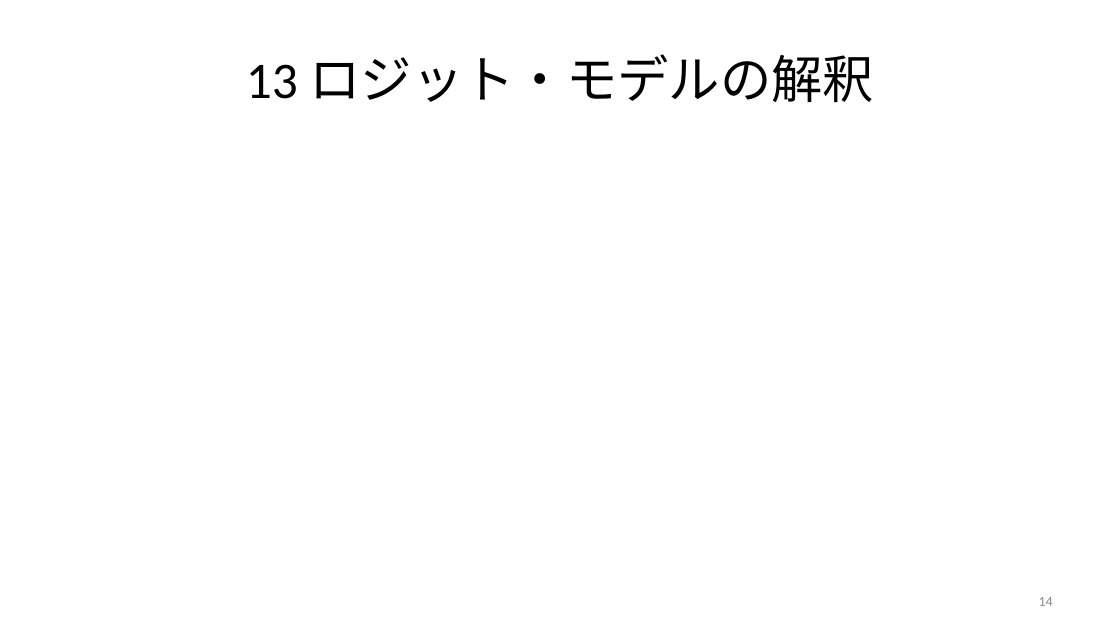
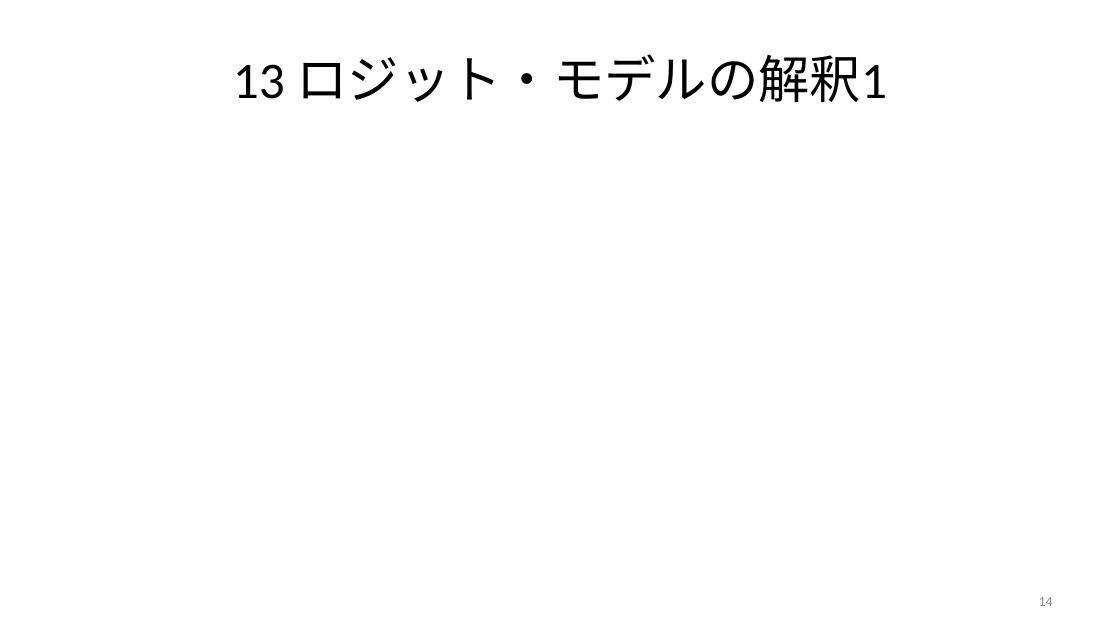
Before and after one commit to ritsuecon/owanseminar, a slide deck: slide 14 of 09-discrete-choice/binary-choice.pptx. Drawn at 1120x630 pixels with LibreOffice and Linux fonts; fonts in the diff are those of the drawing; grey boxes stand for pictures. Boxes give left, top, right and bottom in pixels: in the first picture for what was removed or moved away, otherwise in the second. Text is boxed around its words. In the diff, an @@ line names an element or a change of style, - is before the commit and + after.

```diff
--- a/09-discrete-choice/binary-choice.pptx
+++ b/09-discrete-choice/binary-choice.pptx
@@ title at (233, 54, 887, 102): text changed @@
-13 ロジット・モデルの解釈
+13 ロジット・モデルの解釈1
```
Also in this commit, not shown: 10 other slides changed, 1 slide added.
